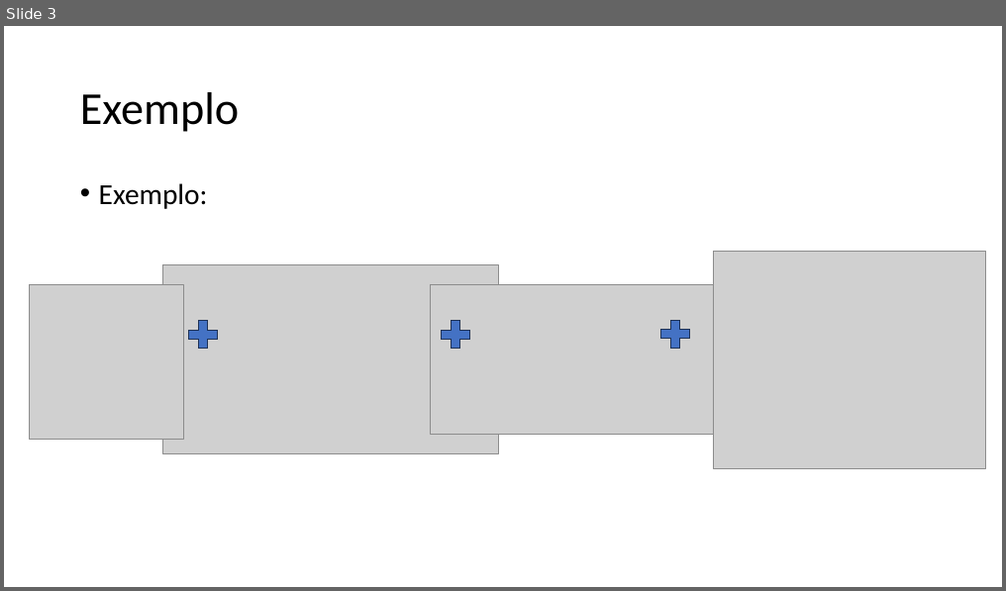
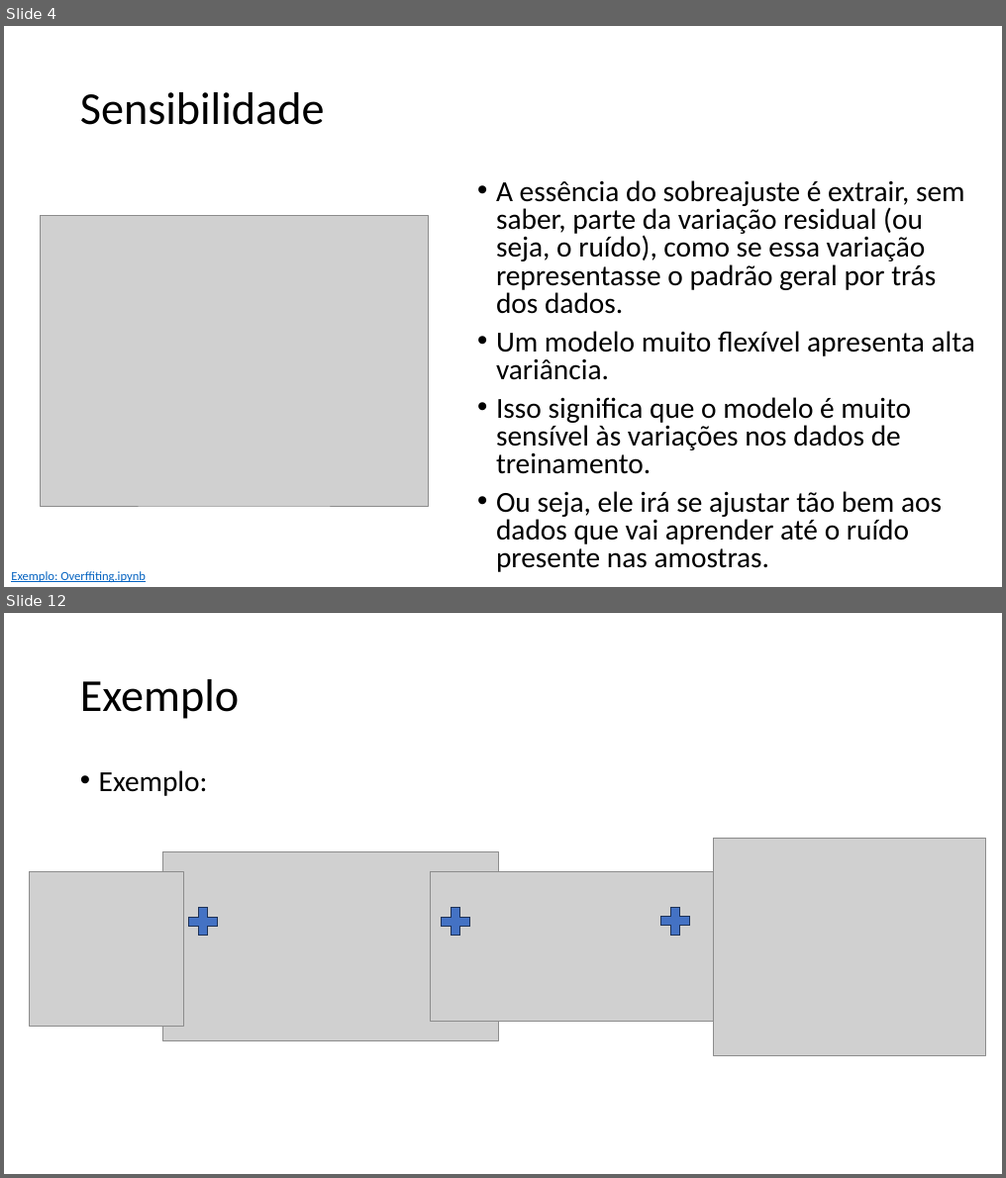
Before and after one commit to zz4fap/tp557-iot-ml, a slide deck: slides/TP557_13.pptx. Shown one above the other, each under a label of ours: slide 3 before the commit, slides 4 and 12 after it; the slides between them are not shown. The pictures are 1006x591 and 1006x1178 pixels, drawn with LibreOffice and Linux fonts; fonts in the diff are those of the drawing; grey boxes stand for pictures. Boxes give left, top, right and bottom in pixels: in the first picture for what was removed or moved away, otherwise in the second. Text is boxed around its words. In the diff, an @@ line names an element or a change of style, - is before the commit and + after.

```diff
--- a/slides/TP557_13.pptx
+++ b/slides/TP557_13.pptx
@@ slide 4 added at <box>4,26,1002,587</box>, background #FFFFFF @@
@@ title added at <box>80,92,325,125</box>, 44 pt, text #000000 @@
+Sensibilidade
@@ text added at <box>496,180,975,572</box>, 28 pt, text #000000 @@
+• A essência do sobreajuste é extrair, sem saber, parte da variação residual (ou seja, o ruído), como se essa variação representasse o padrão geral por trás dos dados.
+• Um modelo muito flexível apresenta alta variância.
+• Isso significa que o modelo é muito sensível às variações nos dados de treinamento.
+• Ou seja, ele irá se ajustar tão bem aos dados que vai aprender até o ruído presente nas amostras.
@@ picture added at <box>40,215,429,506</box> @@
@@ text added at <box>11,571,146,582</box>, 12 pt, text #0563C1, underline @@
+Exemplo: Overffiting.ipynb
@@ what was slide 3 is now slide 12 @@
```
Also in this commit, not shown: 3 slides changed, 8 other slides added, 3 other files.
